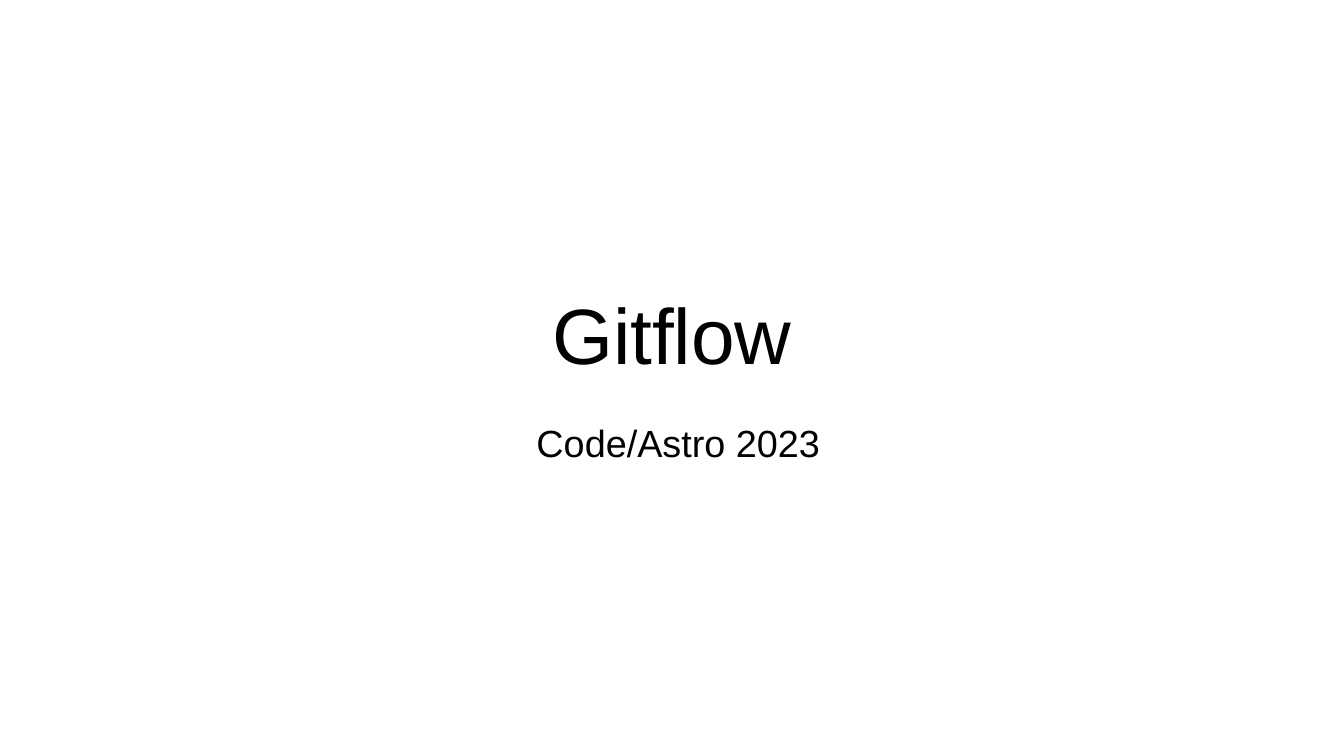
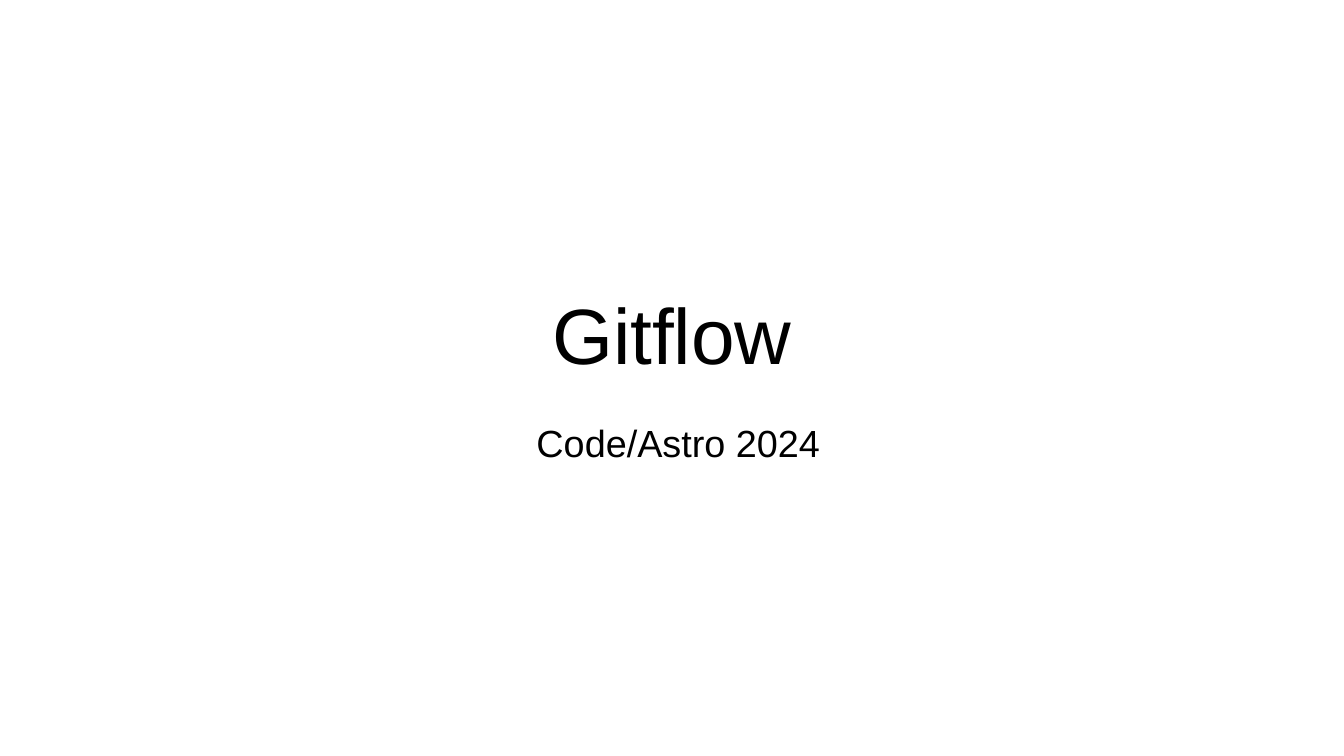
Before and after one commit to semaphoreP/codeastro, a slide deck: slide 1 of Day1/gitflow.pptx. Drawn at 1344x756 pixels with LibreOffice and Linux fonts; fonts in the diff are those of the drawing. Boxes give left, top, right and bottom in pixels: in the first picture for what was removed or moved away, otherwise in the second. Text is boxed around its words. In the diff, an @@ line names an element or a change of style, - is before the commit and + after.

Commit message:
update gitflow lesson for 2024

```diff
--- a/Day1/gitflow.pptx
+++ b/Day1/gitflow.pptx
@@ text at [536, 429, 820, 458]: text changed @@
-Code/Astro 2023
+Code/Astro 2024
```
Also in this commit, not shown: 3 other slides changed.
